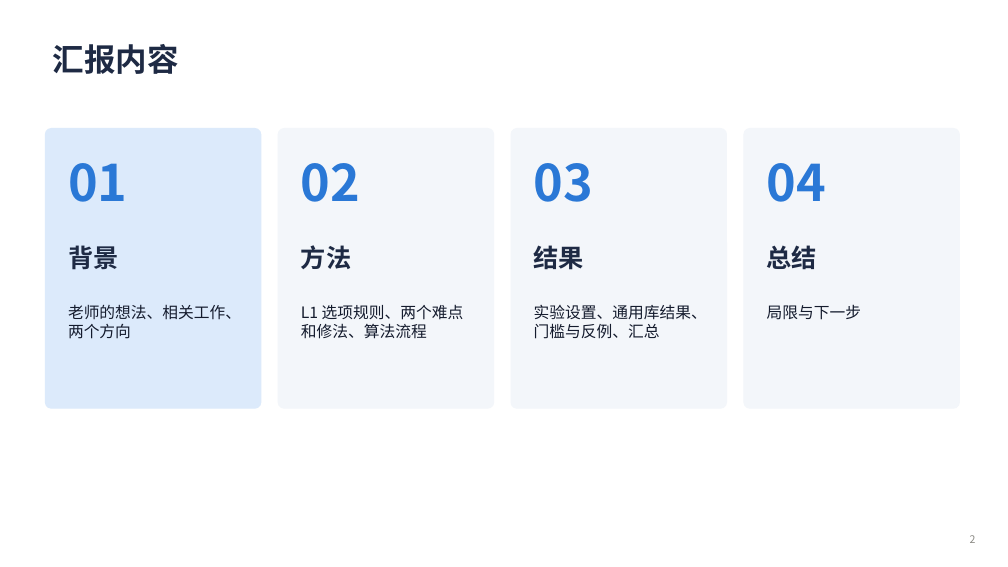
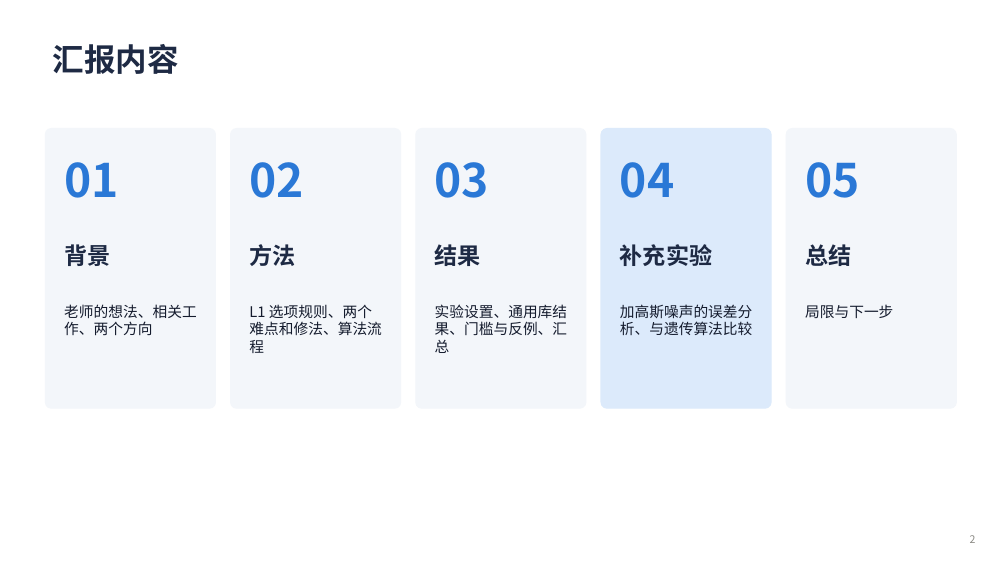
Before and after one commit to changsongjin/pde-l1-analytic, a slide deck: slide 2 of slides/PDE_L1_进展汇报.pptx. Drawn at 1008x567 pixels with LibreOffice and Linux fonts; fonts in the diff are those of the drawing. Boxes give left, top, right and bottom in pixels: in the first picture for what was removed or moved away, otherwise in the second. Text is boxed around its words. In the diff, an @@ line names an element or a change of style, - is before the commit and + after.

```diff
--- a/slides/PDE_L1_进展汇报.pptx
+++ b/slides/PDE_L1_进展汇报.pptx
@@ rounded rectangle: place and size @@
-rounded rectangle at (45,129,261,408)
+rounded rectangle at (45,129,216,408)
@@ rounded rectangle at (45,129,216,408): fill #DCEAFB to #F3F6FA; outline #DCEAFB 1 pt to #F3F6FA 1 pt; proportions changed @@
@@ rounded rectangle: place and size @@
-rounded rectangle at (278,129,494,408)
+rounded rectangle at (231,129,401,408)
@@ rounded rectangle: place and size @@
-rounded rectangle at (511,129,727,408)
+rounded rectangle at (416,129,586,408)
@@ rounded rectangle added at (601,129,771,408), fill #DCEAFB, outline #DCEAFB 1 pt @@
@@ proportions changed in 3 elements at (231,129,401,408), (416,129,586,408), (786,129,957,408) @@
@@ rounded rectangle: place and size @@
-rounded rectangle at (744,129,960,408)
+rounded rectangle at (786,129,957,408)
@@ text "02": place and size @@
-text "02" at (301,163,360,202)
+text "02" at (249,162,304,198)
@@ text "03": place and size @@
-text "03" at (534,163,593,202)
+text "03" at (435,162,490,198)
@@ size 48 to 44 pt in 4 elements at (64,162,119,198), (249,162,304,198), (435,162,490,198), (620,162,675,198) @@
@@ text "04": place and size @@
-text "04" at (767,163,826,202)
+text "04" at (620,162,675,198)
@@ text added at (805,162,860,198), 44 pt, text #2A78D6, bold @@
+05
@@ text "方法": place and size @@
-text "方法" at (301,245,351,269)
+text "方法" at (249,244,295,266)
@@ text "结果": place and size @@
-text "结果" at (534,245,584,270)
+text "结果" at (435,244,481,266)
@@ text added at (620,244,712,266), 22 pt, text #1E2A44, bold @@
+补充实验
@@ size 24 to 22 pt in 4 elements at (64,244,110,266), (249,244,295,266), (435,244,481,266), (805,244,851,266) @@
@@ text "总结": place and size @@
-text "总结" at (767,245,817,270)
+text "总结" at (805,244,851,266)
@@ text "L1 选项规则、两个难点和修法、算法流程": place and size @@
-text "L1 选项规则、两个难点和修法、算法流程" at (301,304,464,339)
+text "L1 选项规则、两个难点和修法、算法流程" at (249,304,382,353)
@@ text "实验设置、通用库结果、门槛与反例、汇总": place and size @@
-text "实验设置、通用库结果、门槛与反例、汇总" at (534,305,707,339)
+text "实验设置、通用库结果、门槛与反例、汇总" at (435,304,568,353)
@@ text added at (620,304,753,335), 14 pt, text #141B2D @@
+加高斯噪声的误差分析、与遗传算法比较
@@ size 15 to 14 pt in 4 elements at (64,304,197,336), (249,304,382,353), (435,304,568,353), (805,304,893,318) @@
@@ text "局限与下一步": place and size @@
-text "局限与下一步" at (767,304,861,320)
+text "局限与下一步" at (805,304,893,318)
```
Also in this commit, not shown: 3 other slides changed, 5 slides added, 41 other files.
